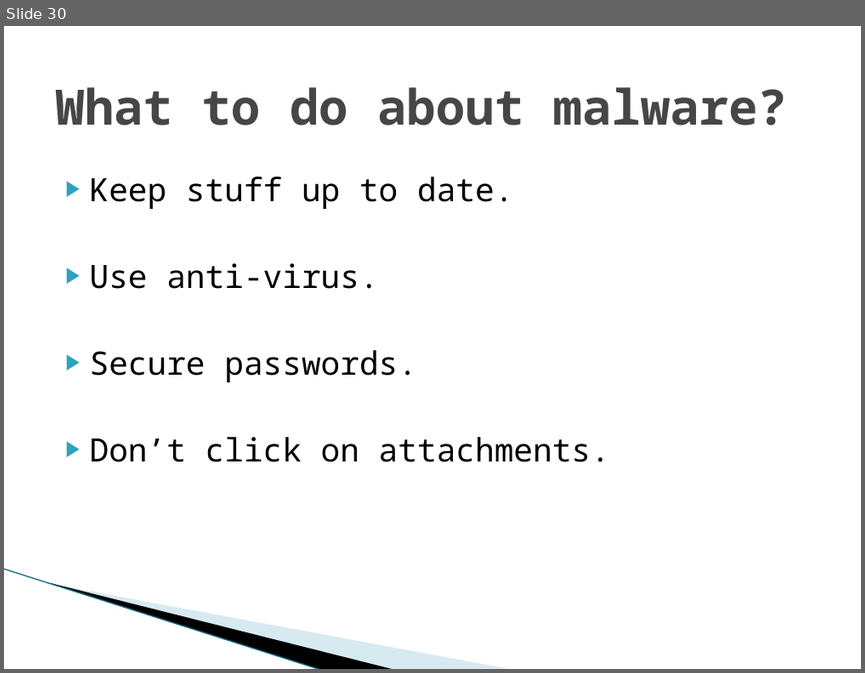
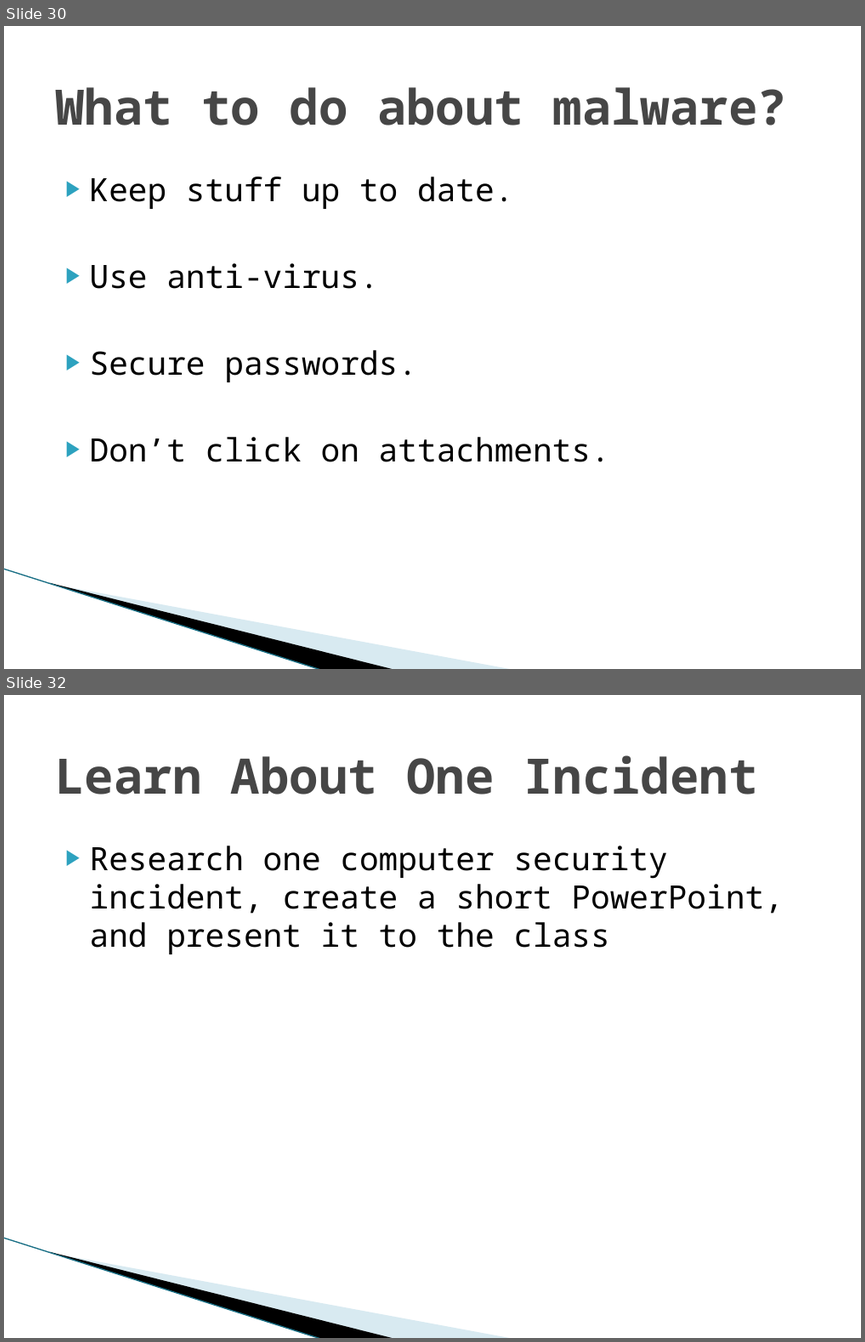
Before and after one commit to geoffsnowman/Slideware, a slide deck: infosec.pptx. Shown one above the other, each under a label of ours: slide 30 before the commit, slides 30 and 32 after it; the slides between them are not shown. The pictures are 865x673 and 865x1342 pixels, drawn with LibreOffice and Linux fonts; fonts in the diff are those of the drawing; background and template pictures are left out. Boxes give left, top, right and bottom in pixels: in the first picture for what was removed or moved away, otherwise in the second. Text is boxed around its words. In the diff, an @@ line names an element or a change of style, - is before the commit and + after.

```diff
--- a/infosec.pptx
+++ b/infosec.pptx
@@ slide 32 added at bbox=[4, 695, 861, 1338], background #FFFFFF; not listed: 3 template elements that a slide beside it also shows @@
@@ title added at bbox=[55, 755, 757, 794], 41 pt, text #464646, bold @@
+Learn About One Incident
@@ text added at bbox=[90, 845, 783, 954], 27 pt, text #000000 @@
+▶ Research one computer security incident, create a short PowerPoint, and present it to the class
```
Also in this commit, not shown: 2 other slides added.
